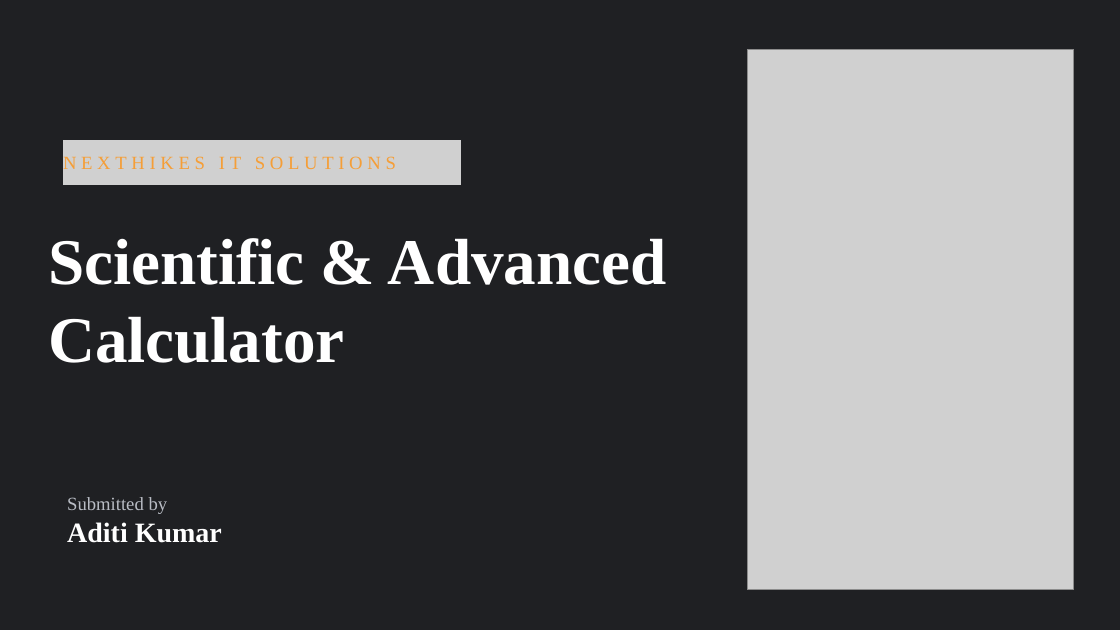
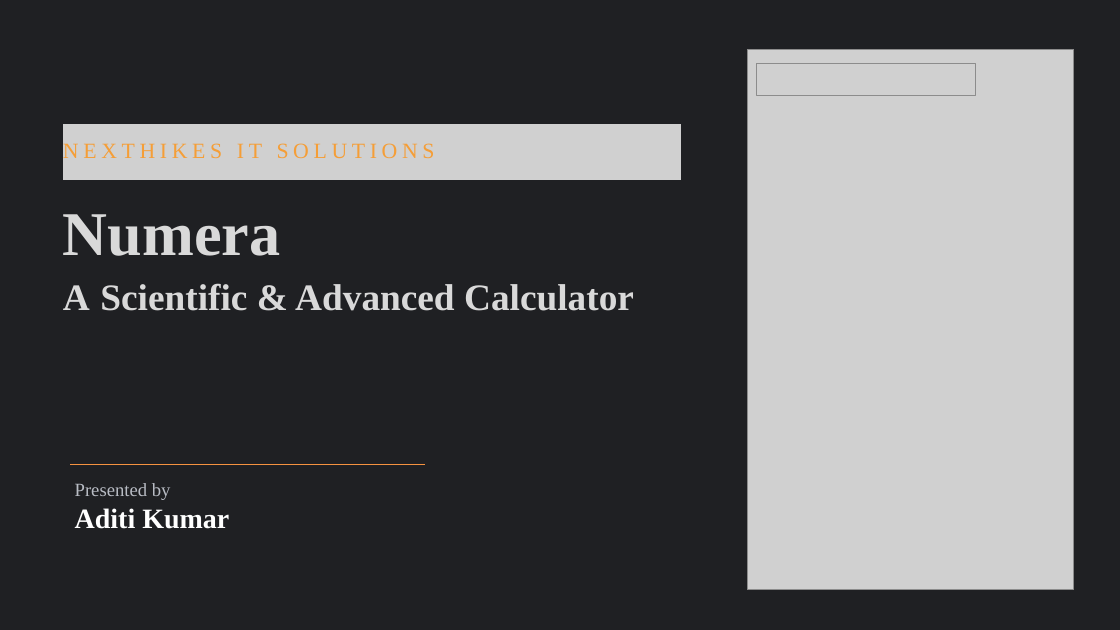
Before and after one commit to Aditi020/Numera, a slide deck: slide 1 of docs/Calculator.pptx. Drawn at 1120x630 pixels with LibreOffice and Linux fonts; fonts in the diff are those of the drawing; grey boxes stand for pictures. Boxes give left, top, right and bottom in pixels: in the first picture for what was removed or moved away, otherwise in the second. Text is boxed around its words. In the diff, an @@ line names an element or a change of style, - is before the commit and + after.

Commit message:
Added Refrences to presentation and Gave a title to my calculator

```diff
--- a/docs/Calculator.pptx
+++ b/docs/Calculator.pptx
@@ picture added at (756, 63, 975, 95) @@
@@ picture: place and size @@
-picture at (63, 140, 461, 185)
+picture at (63, 124, 680, 180)
@@ text "NEXTHIKES IT SOLUTIONS": place and size @@
-text "NEXTHIKES IT SOLUTIONS" at (63, 156, 396, 169)
+text "NEXTHIKES IT SOLUTIONS" at (63, 143, 435, 158)
@@ text "NEXTHIKES IT SOLUTIONS" at (63, 143, 435, 158): size 24 to 28 pt @@
@@ text at (63, 214, 634, 311): text changed; size 83.8 to 48 pt; text colour #FFFFFF to #D9D9D9 @@
-Scientific & Advanced Calculator
+Numera
+A Scientific & Advanced Calculator
@@ line added from (70, 464) to (424, 464), #F69240 0.75 pt @@
@@ text "Presented by": place and size @@
-text "Presented by" at (67, 497, 222, 543)
+text "Presented by" at (75, 483, 229, 529)
@@ text at (75, 483, 171, 500): text changed @@
-Submitted by
+Presented by
```
Also in this commit, not shown: 6 other slides changed, 1 slide added, 3 other files.
